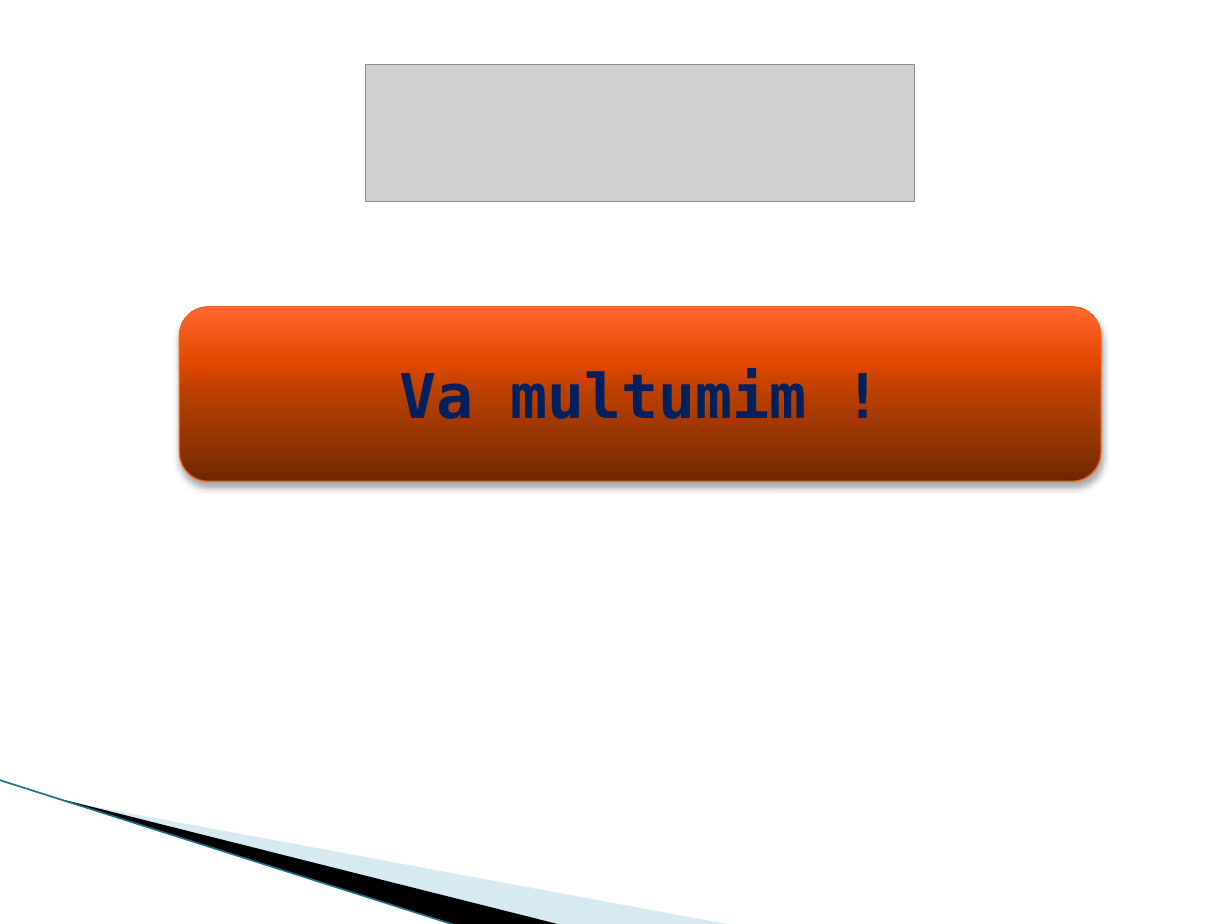
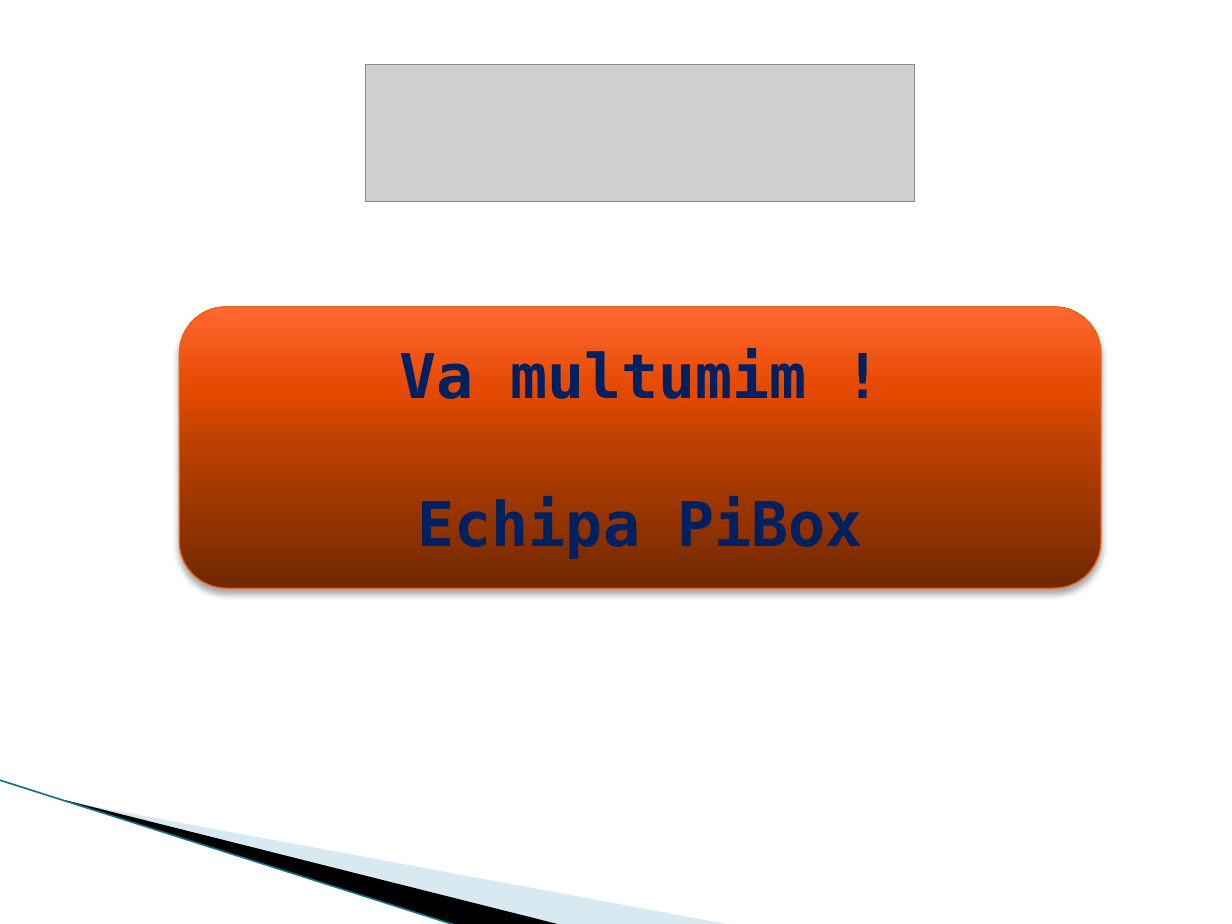
Before and after one commit to dragosionita/PiBox-Reminder, a slide deck: slide 7 of doc/Raspbery Presentation.pptx. Drawn at 1232x924 pixels with LibreOffice and Linux fonts; fonts in the diff are those of the drawing; grey boxes stand for pictures; background and template pictures are left out. Boxes give left, top, right and bottom in pixels: in the first picture for what was removed or moved away, otherwise in the second. Text is boxed around its words. In the diff, an @@ line names an element or a change of style, - is before the commit and + after.

```diff
--- a/doc/Raspbery Presentation.pptx
+++ b/doc/Raspbery Presentation.pptx
@@ rounded rectangle "Va multumim !" resized from (x1=180, y1=307, x2=1101, y2=482) to (x1=180, y1=307, x2=1101, y2=588) @@
@@ text in rounded rectangle at (x1=418, y1=496, x2=862, y2=559): paragraph added @@
+Echipa PiBox
```
Also in this commit, not shown: 3 other slides changed.
